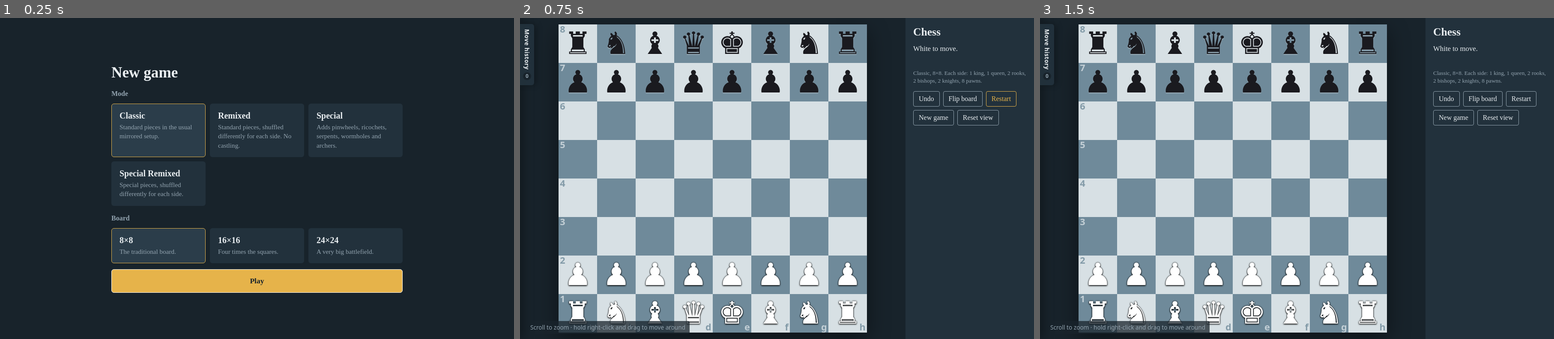
Above: before the commit, frames 1-3 (left to right).
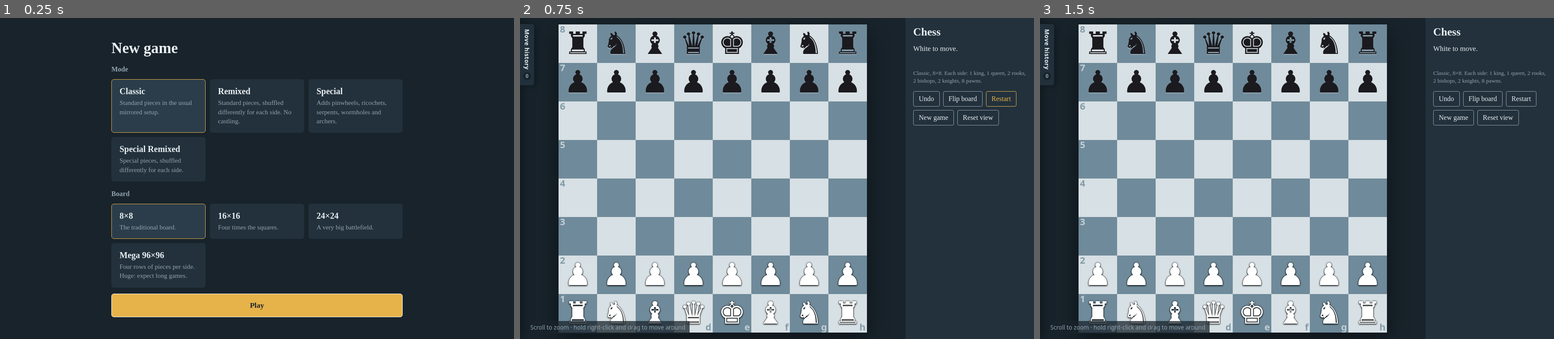
Above: after the commit, the same moments.

Repository: NightmarishWolf/Giga-Chess
Game: browser game, page index.html
Same seed, same stepped clock (60 frames per second), same inputs: the game is played once before the commit and once after it.
Inputs (mouse positions are in pixels of both pictures, inside the frame that each line leads up to):
- Up to frame 1 (0.25 s): no input
- Up to frame 2 (0.75 s): click "Play" at 0.27 s; click "Restart" at 0.52 s
- Up to frame 3 (1.5 s): move the mouse to (1235, 210) at 1.07 s; click "♟︎" at 1.27 s

The runs differ from the first frame. In frame 1, 14% of the frame differs, in the area x 21-79%, y 7-94%; in frame 2, nothing differs; in frame 3, nothing differs.

Commit message:
MEGA BOARD

Diff:
--- a/index.html
+++ b/index.html
@@ -154,6 +154,7 @@
     <button class="opt on" aria-pressed="true" data-n="8"><b>8×8</b><span>The traditional board.</span></button>
     <button class="opt" aria-pressed="false" data-n="16"><b>16×16</b><span>Four times the squares.</span></button>
     <button class="opt" aria-pressed="false" data-n="24"><b>24×24</b><span>A very big battlefield.</span></button>
+    <button class="opt" aria-pressed="false" data-n="96"><b>Mega 96×96</b><span>Four rows of pieces per side. Huge: expect long games.</span></button>
   </div>
   <button class="opt go" id="play">Play</button>
 </div></div>
@@ -162,13 +163,14 @@
 <script>
 const GLYPH={k:'♚',q:'♛',r:'♜',b:'♝',n:'♞',p:'♟',w:'❋',x:'❖',s:'∿',o:'◎',a:'⊕',g:'✥'};
 const NAMES={k:'king',q:'queen',r:'rook',b:'bishop',n:'knight',p:'pawn',w:'pinwheel',x:'ricochet',s:'serpent',o:'wormhole',a:'archer',g:'grasshopper'};
-let W=24;const FL='abcdefghijklmnopqrstuvwx';let PO=1,MODE='classic',useSP=false;const SP='wxsoag';
+let W=24;const FL='abcdefghijklmnopqrstuvwxyz';let PO=1,MODE='classic',useSP=false;const SP='wxsoag';
 const N=[[1,2],[2,1],[-1,2],[-2,1],[1,-2],[2,-1],[-1,-2],[-2,-1]];
 const K=[[1,0],[-1,0],[0,1],[0,-1],[1,1],[1,-1],[-1,1],[-1,-1]];
 const O=K.slice(0,4),D=K.slice(4);
 const isW=p=>p===p.toUpperCase();
 const row=i=>Math.floor(i/W),col=i=>i%W;
-const sqName=i=>FL[col(i)]+(W-row(i));
+const colName=c=>c<26?FL[c]:FL[Math.floor(c/26)-1]+FL[c%26];
+const sqName=i=>colName(col(i))+(W-row(i));
 
 const SUP={
   16:['G','A','X','W','','S','O',''],
@@ -181,6 +183,17 @@
   if(n===8)return special
     ?{rows:[['G','O','X','Q','K','X','O','G'],['P','S','P','A','A','P','S','P']],po:1}
     :{rows:[['R','N','B','Q','K','B','N','R'],Array(8).fill('P')],po:1};
+  if(n===96){
+    const mir=h=>[...h,...h.slice().reverse()];
+    const half=f=>Array.from({length:48},(_,j)=>f(j));
+    const left=Array.from({length:47},(_,j)=>j===0||j===46?'R':j%2?'N':'B');
+    const back=[...left,'Q','K',...left.slice().reverse()];
+    const minors=mir(half(j=>j%2?'N':'B'));
+    const pawns=Array(96).fill('P');
+    if(!special)return {rows:[back,minors,mir(half(j=>j===47?'Q':j%6===0?'R':'N')),pawns],po:3};
+    const SUP12=['G','S','X','A','G','W','O','','X','S','A',''];
+    return {rows:[back,mir(half(j=>SUP12[j%12])),minors,pawns],po:3};
+  }
   const left=n===16?['R','N','B','N','B','N','R']:['R','N','B','N','B','N','B','N','B','N','R'];
   const back=[...left,'Q','K',...left.slice().reverse()];
   const pawns=Array(n).fill('P');
@@ -217,7 +230,7 @@
   return build(base.rows,base.rows);
 }
 
-function attacked(b,sq,by){
+function attacked(b,sq,by,list){
   if(sq<0)return false;
   const r=row(sq),c=col(sq),w=by==='w';
   const own=ch=>w?ch.toUpperCase():ch.toLowerCase();
@@ -235,9 +248,16 @@
     }
   }
   if(useSP&&b[sq]){
-    for(let i=0;i<W*W;i++){
-      const p=b[i];
-      if(!p||isW(p)!==w||!SP.includes(p.toLowerCase()))continue;
+    let L=list;
+    if(!L){L=[];for(let i=0;i<b.length;i++){const p=b[i];if(p&&isW(p)===w&&SP.includes(p.toLowerCase()))L.push(i);}}
+    for(const i of L){
+      const p=b[i];if(!p||isW(p)!==w)continue;
+      const k=p.toLowerCase(),dr=Math.abs(row(i)-r),dc=Math.abs(col(i)-c);
+      if(k==='a'){if(dr>2||dc>2)continue;}
+      else if(k==='o'){if(dr>1||dc>1)continue;}
+      else if(k==='g'){if(dr&&dc)continue;}
+      else if(k==='w'){if(dr<5||dr>7||dc<5||dc>7)continue;}
+      else if(k==='s'){if(dc>1)continue;}
       for(const m of special(b,i))if(m.t===sq)return true;
     }
   }
@@ -374,7 +394,28 @@
 
 const kingSq=(b,t)=>b.indexOf(t==='w'?'K':'k');
 const inCheck=s=>attacked(s.b,kingSq(s.b,s.t),s.t==='w'?'b':'w');
-const legal=s=>pseudo(s).filter(m=>{const n=apply(s,m);return !attacked(n.b,kingSq(n.b,s.t),n.t);});
+function legal(s){
+  const b=s.b,w=s.t==='w',foe=w?'b':'w',ksq=kingSq(b,s.t),out=[];
+  let list=null;
+  if(useSP){list=[];for(let i=0;i<b.length;i++){const p=b[i];if(p&&isW(p)!==w&&SP.includes(p.toLowerCase()))list.push(i);}}
+  for(const m of pseudo(s)){
+    let safe;
+    if(m.castle){safe=!attacked(apply(s,m).b,m.t,foe,list);}
+    else{
+      const from=b[m.f],to=b[m.t];
+      if(m.shoot){b[m.t]='';safe=!attacked(b,ksq,foe,list);b[m.t]=to;}
+      else{
+        const es=m.ep?m.t+(w?W:-W):-1,ep=es>=0?b[es]:'';
+        if(es>=0)b[es]='';
+        b[m.t]=from;b[m.f]='';
+        safe=!attacked(b,from.toLowerCase()==='k'?m.t:ksq,foe,list);
+        b[m.f]=from;b[m.t]=to;if(es>=0)b[es]=ep;
+      }
+    }
+    if(safe)out.push(m);
+  }
+  return out;
+}
 
 function insufficient(b){
   const rest=b.filter(p=>p&&p.toLowerCase()!=='k').map(p=>p.toLowerCase());
@@ -386,11 +427,11 @@
   let t;
   const cap=s.b[m.t]||m.ep;
   if(m.castle)t=m.castle==='K'?'O-O':'O-O-O';
-  else if(k==='p')t=(cap?FL[col(m.f)]+'x':'')+sqName(m.t)+(m.promo?'='+m.promo.toUpperCase():'');
+  else if(k==='p')t=(cap?colName(col(m.f))+'x':'')+sqName(m.t)+(m.promo?'='+m.promo.toUpperCase():'');
   else{
     const o=L.filter(x=>x!==m&&x.t===m.t&&s.b[x.f]===p);
     let dis='';
-    if(o.length)dis=o.every(x=>col(x.f)!==col(m.f))?FL[col(m.f)]:o.every(x=>row(x.f)!==row(m.f))?String(W-row(m.f)):sqName(m.f);
+    if(o.length)dis=o.every(x=>col(x.f)!==col(m.f))?colName(col(m.f)):o.every(x=>row(x.f)!==row(m.f))?String(W-row(m.f)):sqName(m.f);
     t=k.toUpperCase()+dis+(cap?'x':'')+sqName(m.t);
   }
   const n=apply(s,m);
@@ -403,9 +444,9 @@
 function describe(){
   const special=isSpecialMode(MODE),remix=isRemixMode(MODE);
   const cnt={};baseRows(special,W).rows.forEach(r=>r.forEach(p=>{if(p)cnt[p]=(cnt[p]||0)+1;}));
-  const parts=[...'KQRBNWXSOAP'].filter(c=>cnt[c]).map(c=>{const n=cnt[c],nm=NAMES[c.toLowerCase()];return n+' '+(n===1?nm:nm+'s');});
+  const parts=[...'KQRBNWXSOAGP'].filter(c=>cnt[c]).map(c=>{const n=cnt[c],nm=NAMES[c.toLowerCase()];return n+' '+(n===1?nm:nm+'s');});
   const title={classic:'Classic',remixed:'Remixed',special:'Special',sremix:'Special Remixed'}[MODE];
-  return `${title}, ${W}×${W}. Each side: ${parts.join(', ')}.`
+  return `${title}, ${W===96?'Mega ':''}${W}×${W}. Each side: ${parts.join(', ')}.`
     +(remix?' Pieces are shuffled separately for each side (pawns stay put).':'')
     +((MODE==='classic'&&W===8)?'':' No castling.');
 }
@@ -472,6 +513,39 @@
 viewEl.addEventListener('pointerup',endPtr);viewEl.addEventListener('pointercancel',endPtr);
 addEventListener('resize',fitView);
 
+let sqEls=[],keys=[],baseCls=[],builtW=0,builtFlip=null;
+function buildBoard(){
+  const boardEl=$('board');boardEl.innerHTML='';
+  sqEls=new Array(W*W);keys=new Array(W*W);baseCls=new Array(W*W);
+  const frag=document.createDocumentFragment();
+  for(let n=0;n<W*W;n++){
+    const i=flip?W*W-1-n:n,d=document.createElement('button');
+    baseCls[i]='sq '+((row(i)+col(i))%2?'d':'l');d.className=baseCls[i];d.dataset.i=i;
+    sqEls[i]=d;frag.appendChild(d);
+  }
+  boardEl.appendChild(frag);builtW=W;builtFlip=flip;
+}
+function updateBoard(chk,ks,last,targets,shots){
+  if(builtW!==W||builtFlip!==flip||!sqEls.length)buildBoard();
+  const tset=new Set(targets);
+  for(let i=0;i<W*W;i++){
+    const p=cur.b[i];
+    const fl=(last&&(i===last.f||i===last.t)?1:0)|(i===sel?2:0)|(chk&&i===ks?4:0);
+    const mk=tset.has(i)?(shots.has(i)?'s':p?'c':'d'):'';
+    const key=p+'|'+fl+mk;
+    if(keys[i]===key)continue;keys[i]=key;
+    const d=sqEls[i],r=row(i),f=col(i);
+    d.className=baseCls[i]+(fl&1?' last':'')+(fl&2?' sel':'')+(fl&4?' chk':'');
+    d.setAttribute('aria-label',sqName(i)+(p?' '+(isW(p)?'white ':'black ')+NAMES[p.toLowerCase()]:' empty'));
+    let h='';
+    if(p)h+=`<span class="pc ${isW(p)?'w':'b'}">${GLYPH[p.toLowerCase()]}&#xFE0E;</span>`;
+    if(mk)h+=`<span class="${mk==='s'?'shoot':mk==='c'?'cap':'dot'}"></span>`;
+    if(flip?r===0:r===W-1)h+=`<span class="co f">${colName(f)}</span>`;
+    if(flip?f===W-1:f===0)h+=`<span class="co r">${W-r}</span>`;
+    d.innerHTML=h;
+  }
+}
+$('board').addEventListener('click',e=>{const q=e.target.closest('.sq');if(q)click(+q.dataset.i);});
 let overDone=false;
 const histEl=$('hist');
 $('htab').onclick=()=>{const o=histEl.classList.toggle('open');$('htab').setAttribute('aria-expanded',o);if(o)$('moves').scrollTop=$('moves').scrollHeight;};
@@ -495,22 +569,7 @@
   const chk=inCheck(cur),last=hist.length?hist[hist.length-1].m:null,ks=kingSq(cur.b,cur.t);
   const targets=sel===null?[]:moves.filter(m=>m.f===sel).map(m=>m.t);
   const shots=new Set(sel===null?[]:moves.filter(m=>m.f===sel&&m.shoot).map(m=>m.t));
-  const boardEl=$('board');boardEl.innerHTML='';
-  for(let n=0;n<W*W;n++){
-    const i=flip?W*W-1-n:n,r=row(i),f=col(i),p=cur.b[i];
-    const d=document.createElement('button');
-    d.className='sq '+((r+f)%2?'d':'l');
-    if(last&&(i===last.f||i===last.t))d.classList.add('last');
-    if(i===sel)d.classList.add('sel');
-    if(chk&&i===ks)d.classList.add('chk');
-    d.setAttribute('aria-label',sqName(i)+(p?' '+(isW(p)?'white ':'black ')+NAMES[p.toLowerCase()]:' empty'));
-    if(p){const s=document.createElement('span');s.className='pc '+(isW(p)?'w':'b');s.textContent=GLYPH[p.toLowerCase()]+'\uFE0E';d.appendChild(s);}
-    if(targets.includes(i)){const m=document.createElement('span');m.className=shots.has(i)?'shoot':p?'cap':'dot';d.appendChild(m);}
-    if(flip?r===0:r===W-1){const e=document.createElement('span');e.className='co f';e.textContent=FL[f];d.appendChild(e);}
-    if(flip?f===W-1:f===0){const e=document.createElement('span');e.className='co r';e.textContent=W-r;d.appendChild(e);}
-    d.onclick=()=>click(i);
-    boardEl.appendChild(d);
-  }
+  updateBoard(chk,ks,last,targets,shots);
   const who=cur.t==='w'?'White':'Black',st=$('status');
   const ended=!moves.length||insufficient(cur.b);
   if(!ended)overDone=false;
